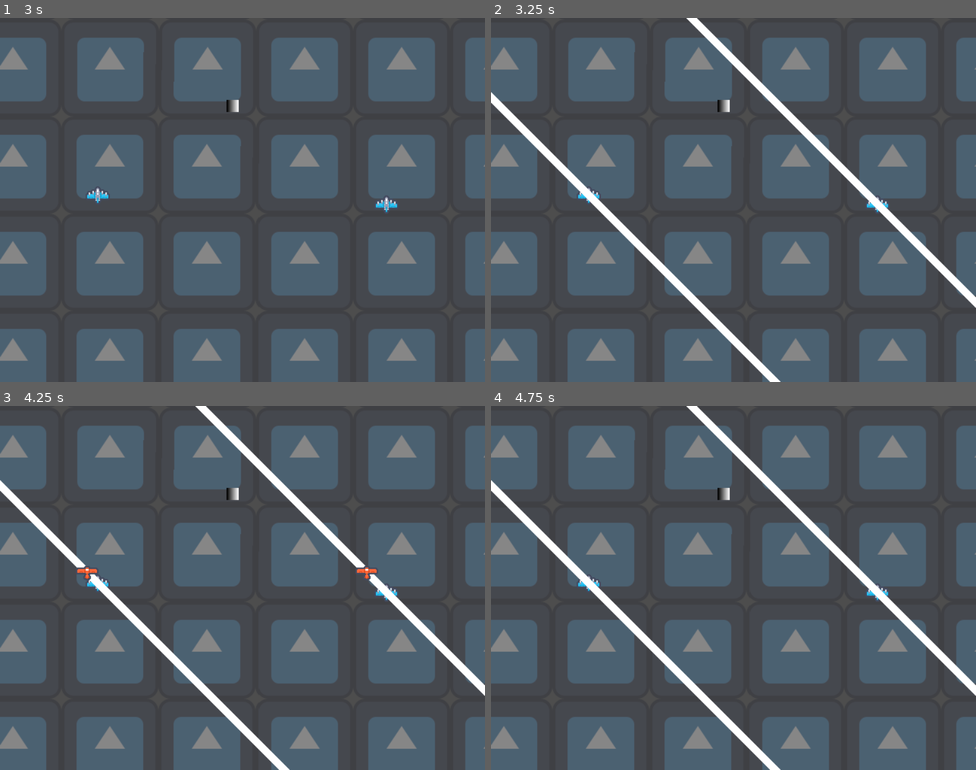
Above: before the commit, frames 1-4 (two rows, left to right).
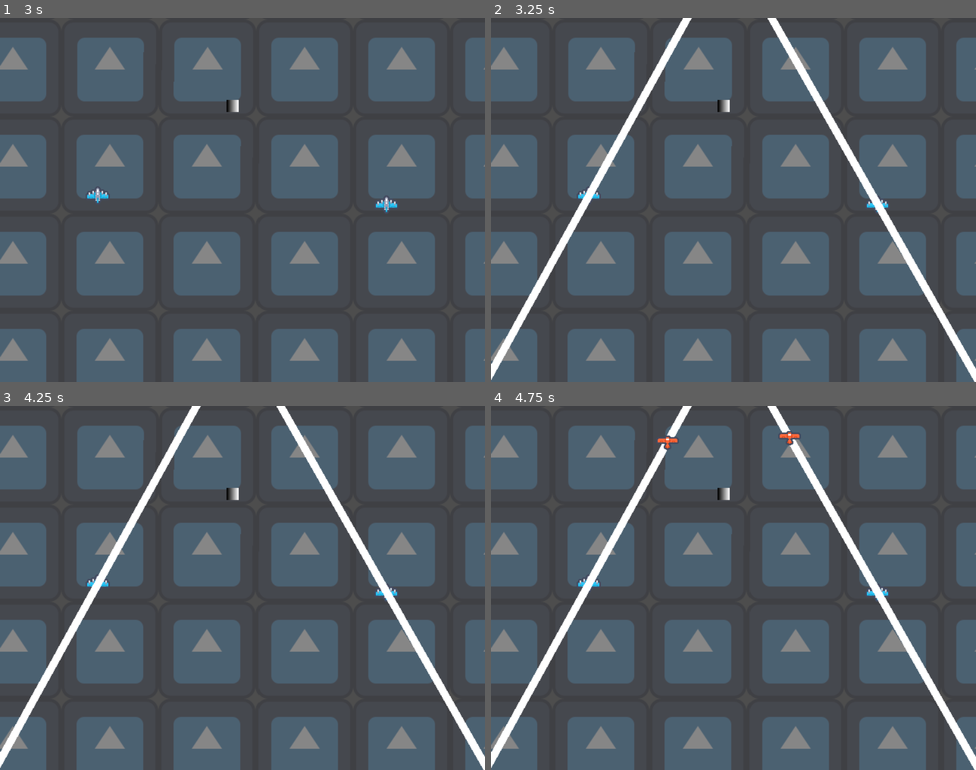
Above: after the commit, the same moments.

Repository: TakisAlPastor/UFO-Raiders
Game: Godot game, scene res://Main/main.tscn
Two runs of this game, one before a commit and one after it. Both use one fixed random seed, a clock stepped at 60 frames per second and the inputs below. The engine's default icon, where the game draws it, is replaced by a stand-in: a white triangle on a blue panel in a dark square.
Inputs:
- Up to frame 1 (3 s): tap Enter at 0.5, 2 s; tap Space at 1.25, 2.75 s
- Up to frame 2 (3.25 s): no input
- Up to frame 3 (4.25 s): tap Enter at 3.5 s
- Up to frame 4 (4.75 s): no input

Frame 1 is identical in both runs. In frame 2, 7.2% of the frame differs, in the area x 0-100%, y 0-100%; in frame 3, 7.2%; in frame 4, 7.2%.

Commit message:
Agrega variedad en los ataques del enemigo y el respawneo de la parte ovni

Diff:
--- a/EnemyPath/enemy_path.gd
+++ b/EnemyPath/enemy_path.gd
@@ -4,20 +4,27 @@
 @onready var path_follow:PathFollow2D = $PathFollow
 @onready var line:Line2D = $Line
 @onready var enemy:Area2D = $PathFollow/Enemy
+@onready var enemy_spawn_timer = $EnemySpawnTimer
 
-const SPEED:int = 1300
+var speed:int = 0
 
 func _process(delta:float) -> void:
-	path_follow.progress += SPEED * delta
+	path_follow.progress += speed * delta
+	# Problema con paths muy largos
 	if path_follow.get_progress_ratio() == 1:
 		queue_free()
 
 func set_for_player_position(player_position:Vector2) -> void:
 	var y_coords:Array = [-20,2020] # Un poco más que la altura del mapa
+	var slope:float = randf_range(1,4) * [-1,1].pick_random()
 	for y:int in y_coords:
-		var point:Vector2 = Vector2(point_slope_equation(y, player_position),y)
+		var point:Vector2 = Vector2(point_slope_equation(y, player_position, slope),y)
 		curve.add_point(point)
 		line.add_point(point)
+	enemy_spawn_timer.start()
 
-func point_slope_equation(y:int, point:Vector2, m:int=1) -> float:
+func point_slope_equation(y:int, point:Vector2, m:float=1) -> float:
 	return (y - point.y)/m + point.x
+
+func _on_enemy_spawn_timer_timeout():
+	speed = 1500
--- a/EnemyPath/enemy_path.tscn
+++ b/EnemyPath/enemy_path.tscn
@@ -19,7 +19,14 @@
 
 [node name="Sprite" type="Sprite2D" parent="PathFollow/Enemy"]
 texture = ExtResource("2_qggu5")
+metadata/_edit_lock_ = true
 
 [node name="CollisionShape" type="CollisionShape2D" parent="PathFollow/Enemy"]
 position = Vector2(0, 0.5)
 shape = SubResource("RectangleShape2D_28i23")
+metadata/_edit_lock_ = true
+
+[node name="EnemySpawnTimer" type="Timer" parent="."]
+one_shot = true
+
+[connection signal="timeout" from="EnemySpawnTimer" to="." method="_on_enemy_spawn_timer_timeout"]
--- a/Level/global.gd
+++ b/Level/global.gd
@@ -3,3 +3,4 @@
 @onready var viewport_size:Vector2 = get_viewport().get_visible_rect().size
 
 const LEVEL_LIMITS:Vector2 = Vector2(3000,2000)
+var level:int = 0
--- a/Level/level.gd
+++ b/Level/level.gd
@@ -5,6 +5,7 @@
 @onready var ufo_part:UfoPart = $UfoPart
 @onready var player1:Player = $Player1
 @onready var player2:Player = $Player2
+@onready var enemy_spawn_timer:Timer = $EnemySpawnTimer
 
 func get_closest_player(reference_position:Vector2) -> Player:
 	var player1_distance:float = reference_position.distance_squared_to(player1.position)
@@ -15,16 +16,21 @@
 		return player2
 
 func _on_ufo_part_entered_drop_point() -> void:
+	Global.level += 1
+	print(Global.level)
 	rope.drop_ufo_part()
 	player1.is_tied = false
 	player2.is_tied = false
+	ufo_part.global_position = Vector2(randi() % 2900 + 100, randi() % 1900 + 100)
 
 func _on_ufo_part_collected() -> void:
-	var players_distance:float = player1.global_position.distance_to(player2.global_position)
-	if rope.ufo_part == null and players_distance < 400: #400 es el valor de max_separation para la pantalla dividida
-		rope.set_ufo_part(ufo_part)
-		player1.is_tied = true
-		player2.is_tied = true
+	if rope.ufo_part == null:
+		var players_distance:float = player1.global_position.distance_to(player2.global_position)
+		if players_distance < 400: #400 es el valor de max_separation para la pantalla dividida
+			rope.set_ufo_part(ufo_part)
+			player1.is_tied = true
+			player2.is_tied = true
+			enemy_spawn_timer.wait_time -= Global.level / 4.0
 
 func _on_enemy_spawn_timer_timeout() -> void:
 	var players:Array = [player1, player2]
